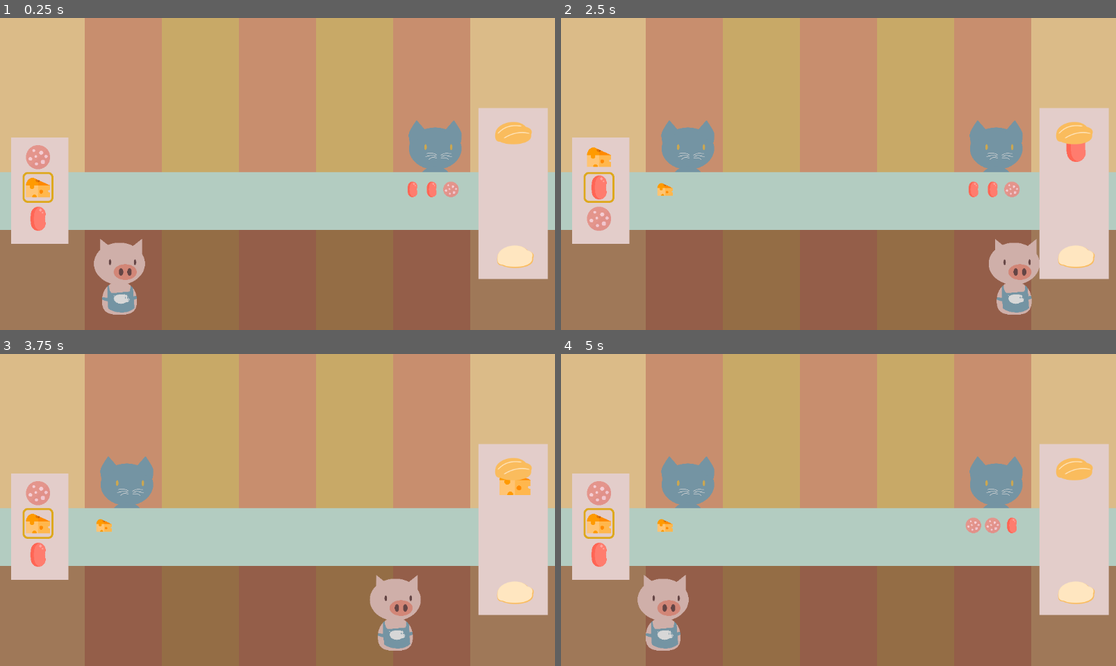
Above: before the commit, frames 1-4 (two rows, left to right).
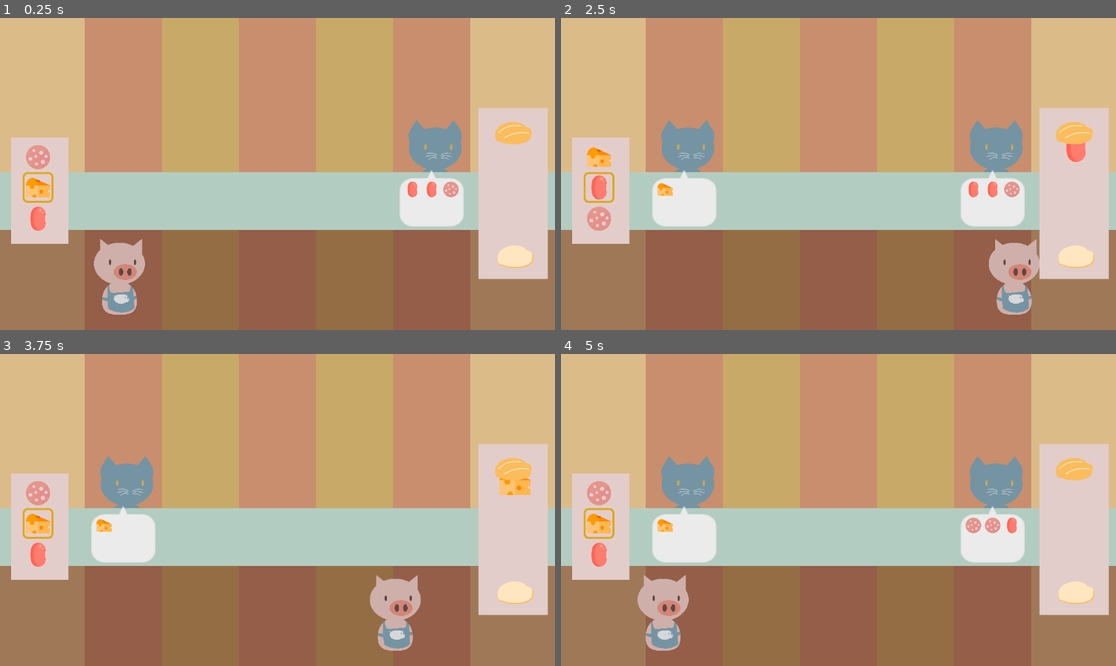
Above: after the commit, the same moments.

Repository: supersweet-dev/dos-de-milanesa
Game: Godot game, scene res://game.tscn
Two runs of this game, one before a commit and one after it. Both use one fixed random seed, a clock stepped at 60 frames per second and the inputs below.
Inputs:
- Up to frame 1 (0.25 s): no input
- Up to frame 2 (2.5 s): tap Enter at 0.5 s; hold Right (move_right) 0.53-1.28 s; tap D (ingredients_add) at 0.6, 2.1 s; hold S (ingredients_down) 1.28-2.03 s; tap Up (serve_order) at 1.35 s; tap Space at 2 s; hold Right (move_right) from 2.03 s (still down)
- Up to frame 3 (3.75 s): tap Enter at 2.75 s; release Right (move_right) at 2.78 s; hold W (ingredients_up) 2.78-3.53 s; tap Up (serve_order) at 2.85 s; tap Space at 3.5 s; hold Left (move_left) from 3.53 s (still down); tap D (ingredients_add) at 3.6 s
- Up to frame 4 (5 s): keep holding Left (move_left); tap Up (serve_order) at 4.35 s

The runs differ from the first frame. In frame 1, 1.5% of the frame differs, in the area x 71-84%, y 48-67%; in frame 2, 3.1%, in the area x 16-84%, y 48-67%; in frame 3, 1.6%; in frame 4, 3.1%.

Commit message:
shows bubble under orders

Diff:
--- a/queue-system.gd
+++ b/queue-system.gd
@@ -31,6 +31,17 @@
 		var front_client = queues[lane][0]
 		var order = front_client.order
 
+		# Create a container Node2D to hold everything
+		var order_container = Node2D.new()
+		lane_node.add_child(order_container)
+
+		# Create and add the bubble background sprite
+		var bubble_sprite = Sprite2D.new()
+		bubble_sprite.texture = preload("res://bubble.svg")  # Adjust path if needed
+		bubble_sprite.position = Vector2(40, 20)  # Adjust to fit nicely
+		bubble_sprite.scale = Vector2(1.8, 1.6)  # Adjust size
+		order_container.add_child(bubble_sprite)
+
 		# Create sprites for each ingredient
 		for i in range(order.size()):
 			var ingredient_sprite = Sprite2D.new()
@@ -42,7 +53,7 @@
 
 			ingredient_sprite.position = Vector2(x_pos, y_pos)
 			ingredient_sprite.scale = Vector2(0.04, 0.04)
-			lane_node.add_child(ingredient_sprite)
+			order_container.add_child(ingredient_sprite)
 
 func _spawn_client():
 	# Find available lanes
